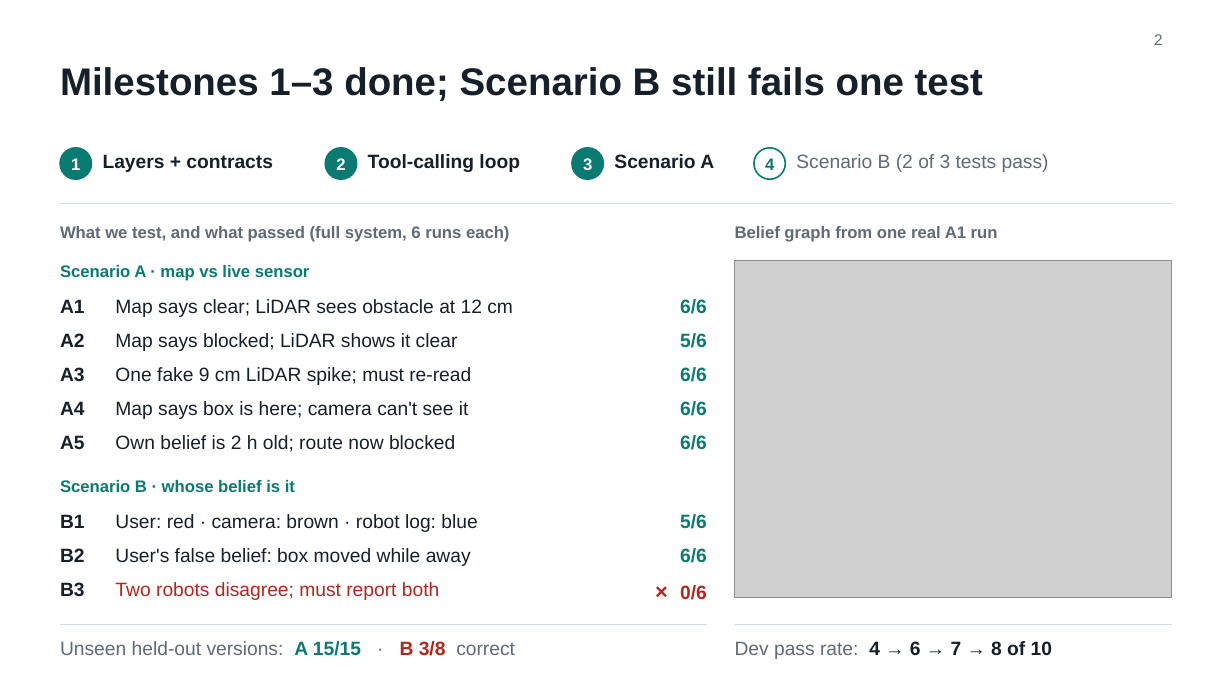
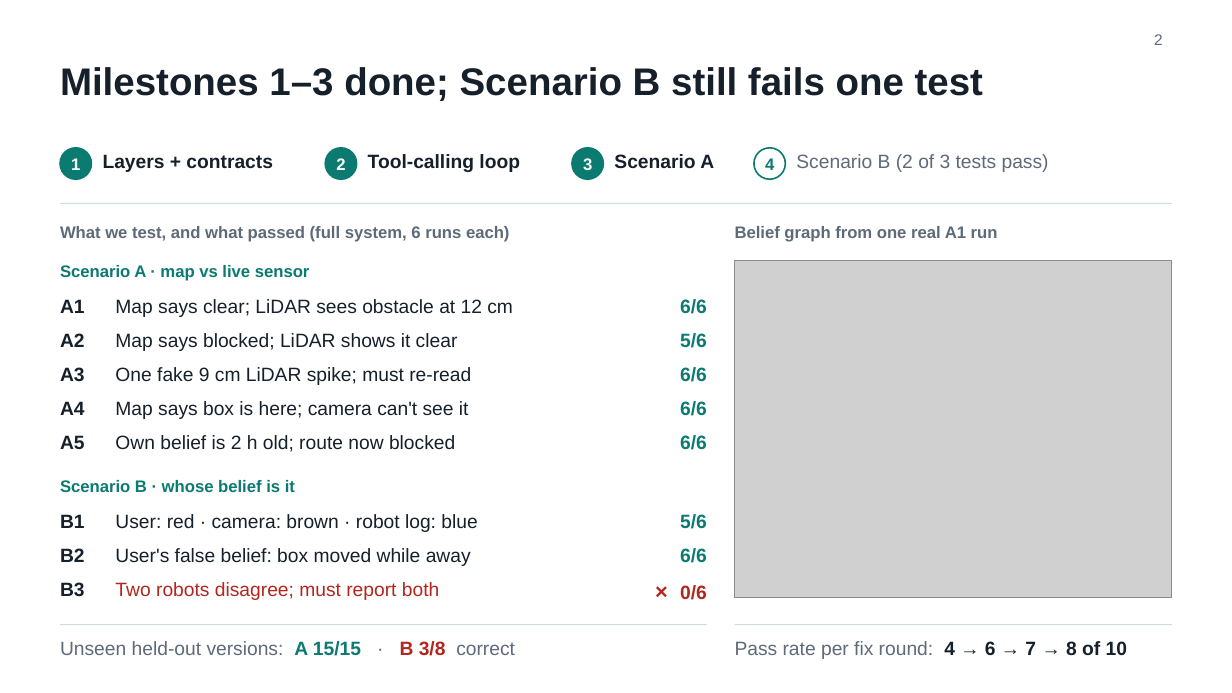
Before and after one commit to Sid-1806/I_Agent_AI_Project, a slide deck: slide 2 of I_Agent_FlashTalk.pptx. Drawn at 1232x693 pixels with LibreOffice and Linux fonts; fonts in the diff are those of the drawing; grey boxes stand for pictures. Boxes give left, top, right and bottom in pixels: in the first picture for what was removed or moved away, otherwise in the second. Text is boxed around its words. In the diff, an @@ line names an element or a change of style, - is before the commit and + after.

```diff
--- a/I_Agent_FlashTalk.pptx
+++ b/I_Agent_FlashTalk.pptx
@@ text at bbox=[735, 641, 1127, 659]: text changed @@
-Dev pass rate: 4 → 6 → 7 → 8 of 10
+Pass rate per fix round: 4 → 6 → 7 → 8 of 10
```
